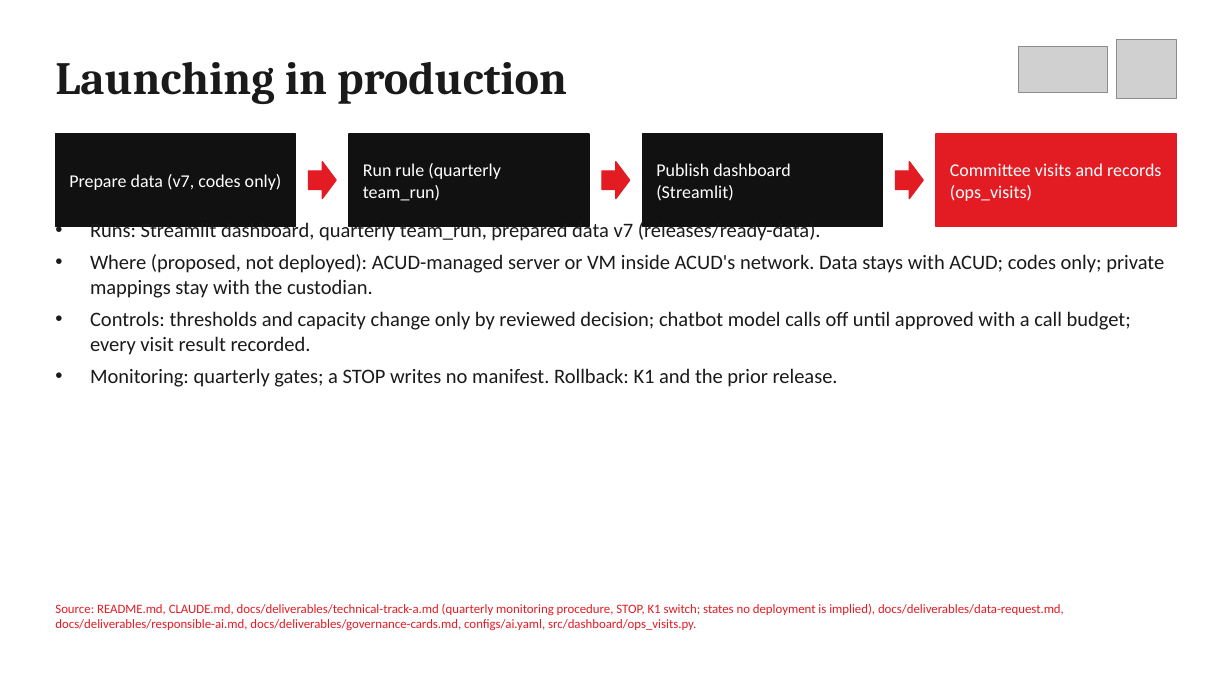
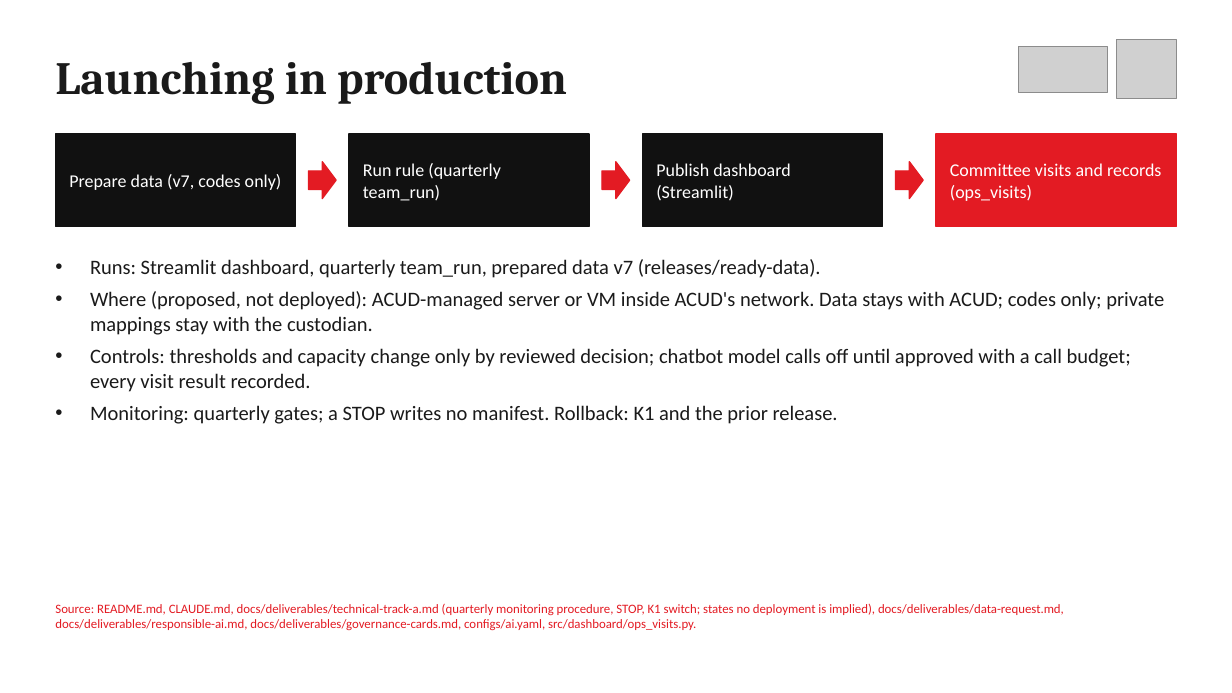
Before and after one commit to elsayedelmandoh/spaceeye-geoai, a slide deck: slide 13 of docs/deliverables/01-presentation/presentation.pptx. Drawn at 1232x693 pixels with LibreOffice and Linux fonts; fonts in the diff are those of the drawing; grey boxes stand for pictures. Boxes give left, top, right and bottom in pixels: in the first picture for what was removed or moved away, otherwise in the second. Text is boxed around its words. In the diff, an @@ line names an element or a change of style, - is before the commit and + after.

Commit message:
docs: slide 10b bullets sit below the flow

```diff
--- a/docs/deliverables/01-presentation/presentation.pptx
+++ b/docs/deliverables/01-presentation/presentation.pptx
@@ text "Runs: Streamlit dashboard, quarterly team_run, ...": place and size @@
-text "Runs: Streamlit dashboard, quarterly team_run, ..." at [90,220,1164,387]
+text "Runs: Streamlit dashboard, quarterly team_run, ..." at [90,259,1164,424]
```
Also in this commit, not shown: 1 other file.
